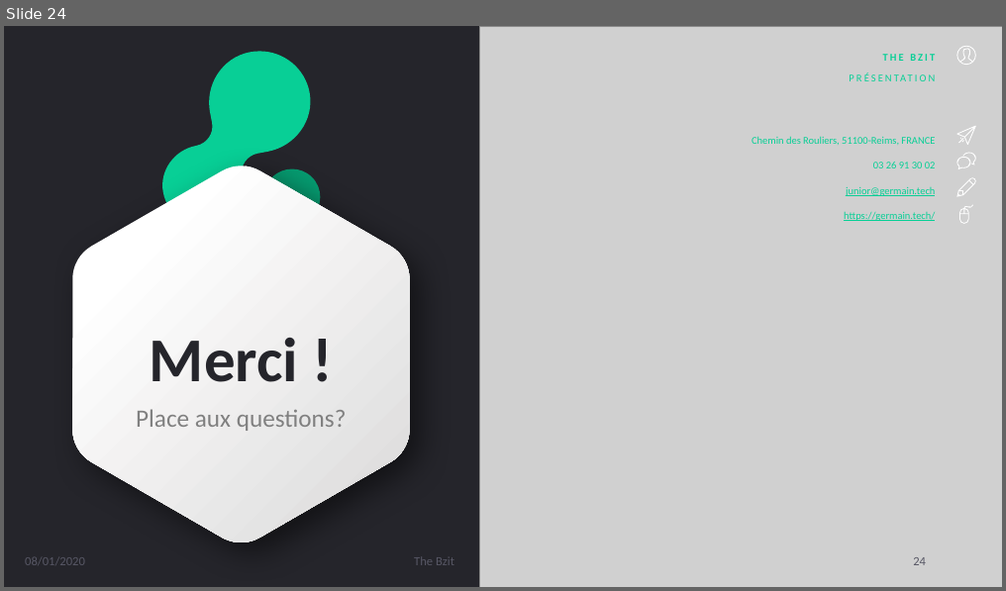
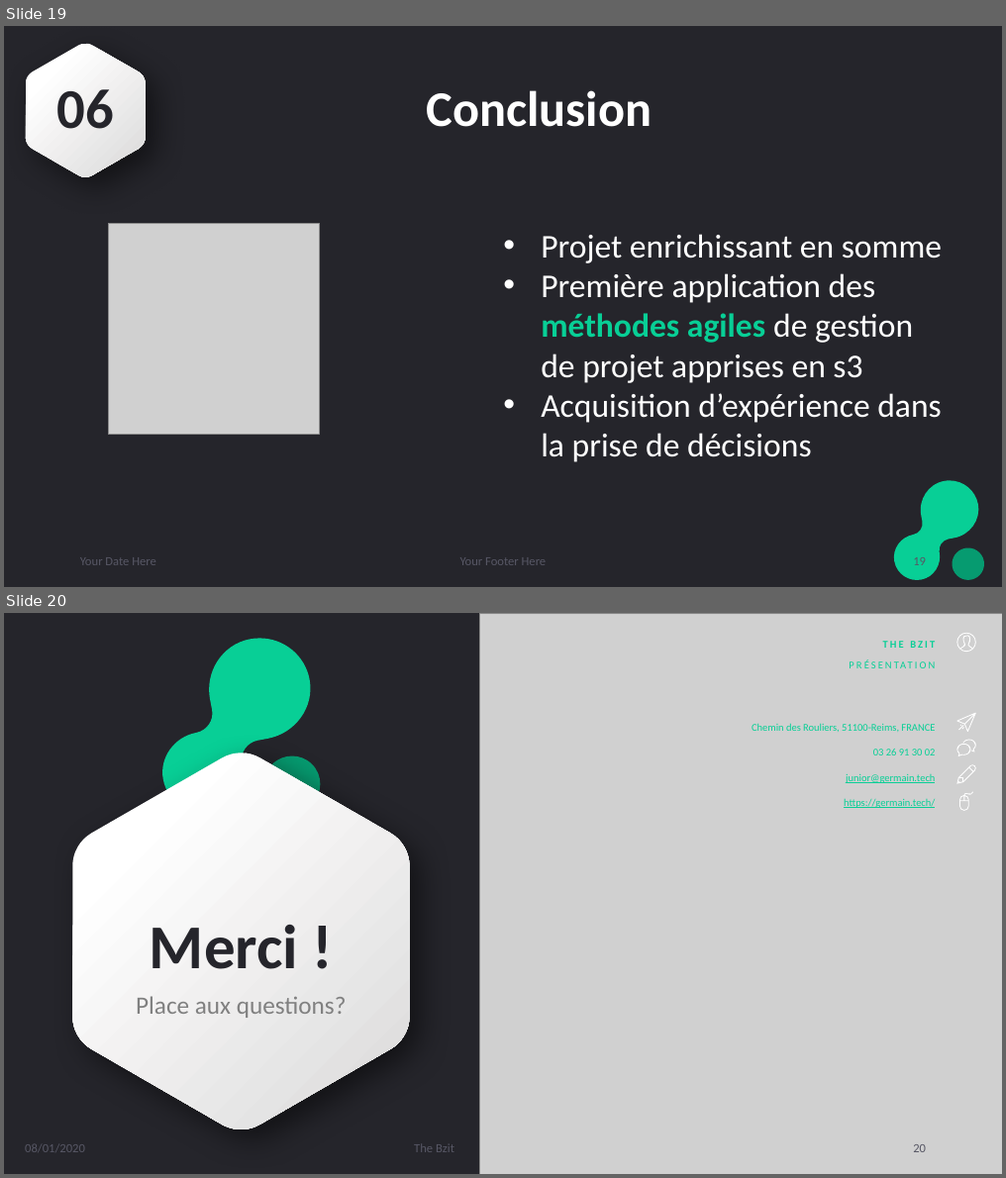
Before and after one commit to djuhnix/projet-s3, a slide deck: docs/Présentation projet soutenance.pptx. Shown one above the other, each under a label of ours: slide 24 before the commit, slides 19 and 20 after it. The pictures are 1006x591 and 1006x1178 pixels, drawn with LibreOffice and Linux fonts; fonts in the diff are those of the drawing; grey boxes stand for pictures. Boxes give left, top, right and bottom in pixels: in the first picture for what was removed or moved away, otherwise in the second. Text is boxed around its words. In the diff, an @@ line names an element or a change of style, - is before the commit and + after.

```diff
--- a/docs/Présentation projet soutenance.pptx
+++ b/docs/Présentation projet soutenance.pptx
@@ slide 19 added at bbox=[4, 26, 1002, 587], background #25252B @@
@@ freeform shape added at bbox=[26, 43, 146, 177], fill gradient #FFFFFF to #DAD9D9 @@
@@ text added at bbox=[56, 89, 113, 129], 54 pt, text #25252B, bold @@
+06
@@ title added at bbox=[427, 90, 652, 127], 48 pt, text #FFFFFF, bold @@
+Conclusion
@@ picture added at bbox=[108, 223, 319, 434] @@
@@ text added at bbox=[541, 234, 942, 463], 32 pt, text #FFFFFF @@
+• Projet enrichissant en somme
+• Première application des méthodes agiles de gestion de projet apprises en s3
+• Acquisition d’expérience dans la prise de décisions
@@ freeform shape added at bbox=[892, 481, 981, 583], fill #08CF96 @@
@@ text added at bbox=[80, 558, 156, 566], 12 pt, text #575765 @@
+Your Date Here
@@ text added at bbox=[460, 558, 547, 566], 12 pt, text #575765 @@
+Your Footer Here
@@ page number added at bbox=[913, 558, 926, 566], 12 pt, text #575765 @@
+19
@@ freeform shape added at bbox=[951, 549, 986, 582], fill #069B71 @@
@@ what was slide 24 is now slide 20 @@
@@ page number at bbox=[913, 1145, 926, 1153]: text changed @@
-24
+20
```
Also in this commit, not shown: 7 slides changed, 4 other slides added, 9 slides removed, 3 other files.
